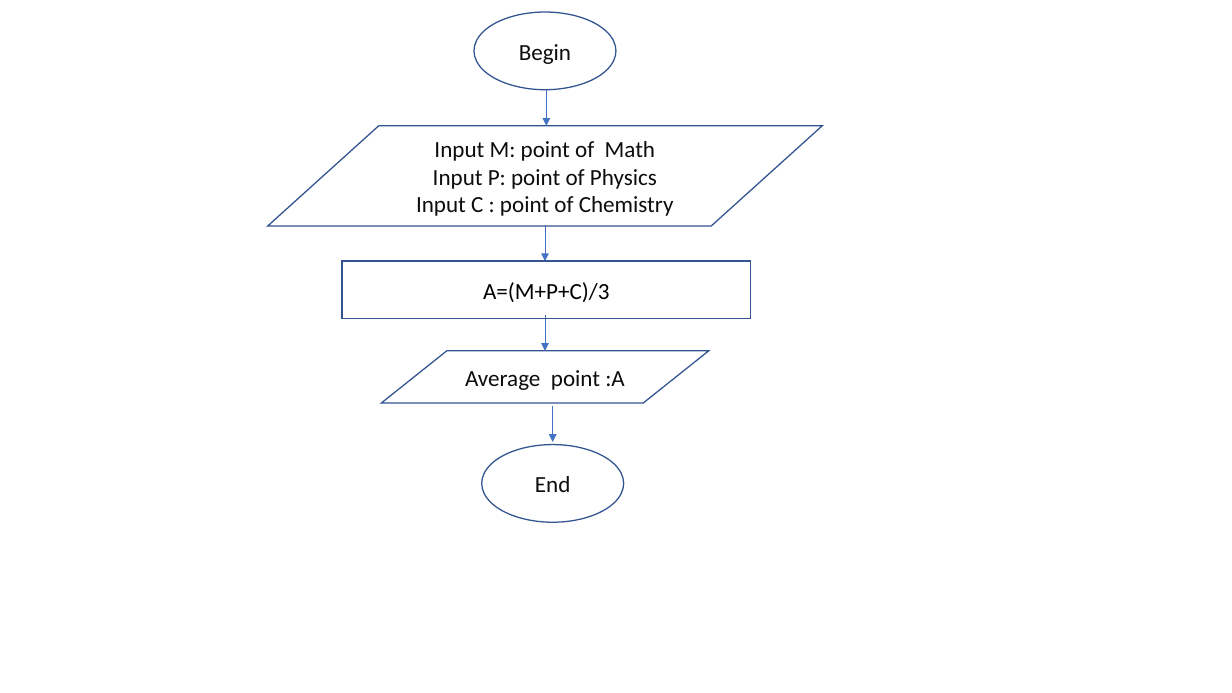
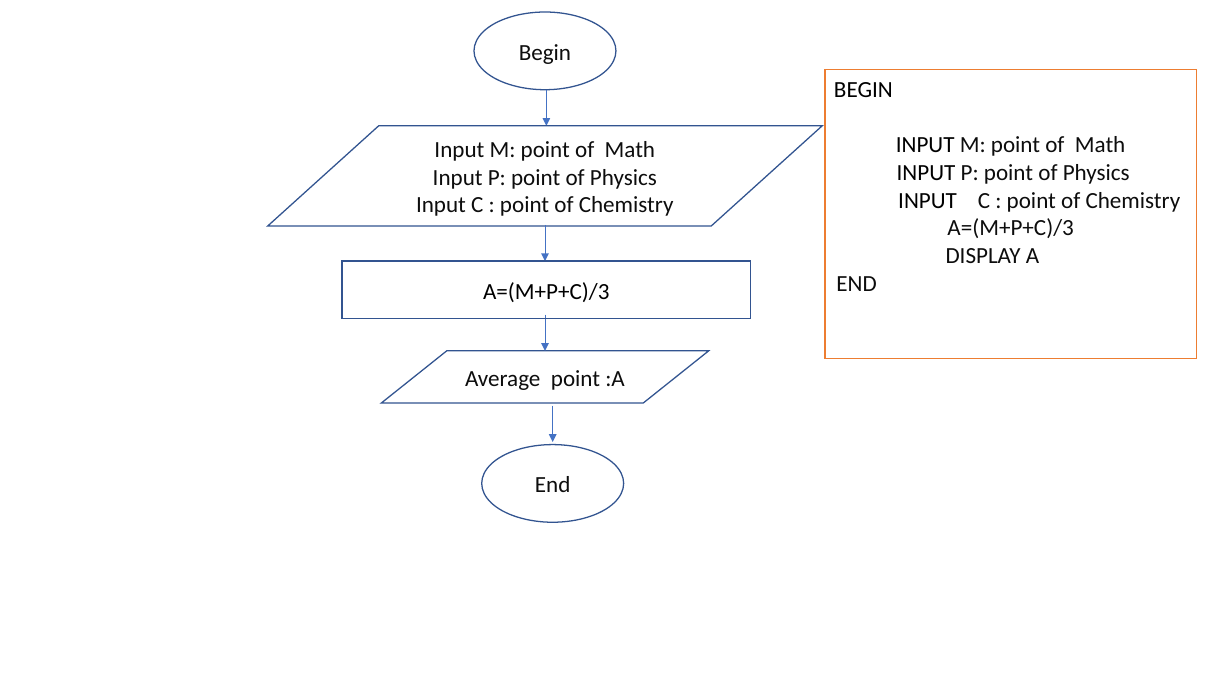
Before and after one commit to HocTH/A0922I1-LEPHUOCHOC, a slide deck: slide 1 of ss2_code_org/baitap/calculating average/calculating average.pptx. Drawn at 1232x693 pixels with LibreOffice and Linux fonts; fonts in the diff are those of the drawing. Boxes give left, top, right and bottom in pixels: in the first picture for what was removed or moved away, otherwise in the second. Text is boxed around its words. In the diff, an @@ line names an element or a change of style, - is before the commit and + after.

```diff
--- a/ss2_code_org/baitap/calculating average/calculating average.pptx
+++ b/ss2_code_org/baitap/calculating average/calculating average.pptx
@@ rectangle added at box(825, 69, 1197, 359), fill #FFFFFF, outline #ED7D31 1 pt, 18 pt, text #0D0D0D @@
+BEGIN
+INPUT M: point of Math
+INPUT P: point of Physics
+INPUT C : point of Chemistry
+A=(M+P+C)/3
+DISPLAY A
+END
```
Also in this commit, not shown: 1 other file.
